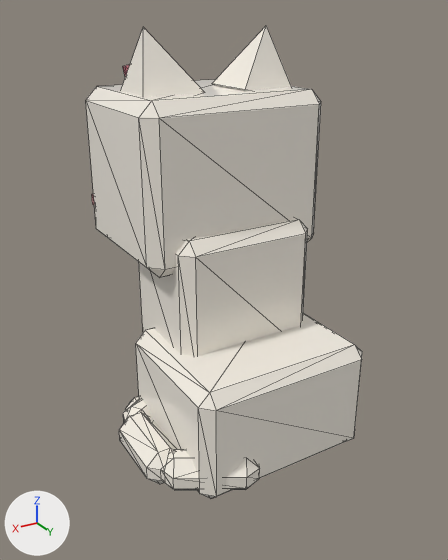
The glTF model assets/cat-cafe/exports/CatCafe_Cat_Snow_Sit.glb: old version first, new version second.
Rendered twice from a camera (50 mm lens) standing at (1.39, 2.277, 1.899) and looking at (0.097, 0.121, 0.821). The lights are fixed; the arrows at lower left show +X, +Y and +Z. The older version comes first. Mesh edges are drawn as thin lines. Vertices at exactly the same position are counted once.

In view in the first picture: 'CatCafe_Cat_Snow_Sit_Body', 'CatCafe_Cat_Snow_Sit_EarL', 'CatCafe_Cat_Snow_Sit_EarR', 'CatCafe_Cat_Snow_Sit_Head', 'CatCafe_Cat_Snow_Sit_Tail'.
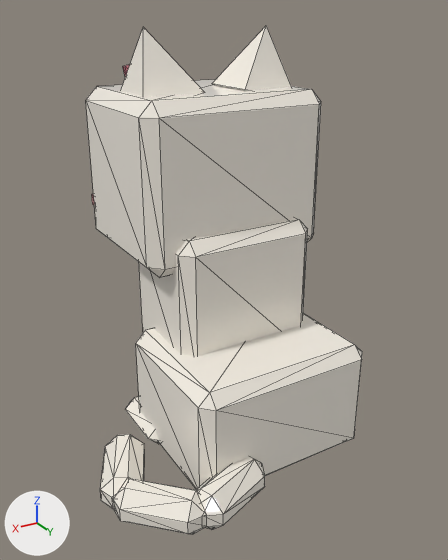
Changed parts and their boxes (x1, y1, x2, y2) in the pictures (448 x 560 px):
'CatCafe_Cat_Snow_Sit_Tail', reshaped
    before: (119, 399, 260, 490)
    after: (100, 434, 265, 534)

What changed in the scene script:
```text
Change me_catcafe_cat_snow_sit_tail:
    used by ob_catcafe_cat_snow_sit_tail; location = (0.19, 0.513, 0.104)
    remove me_catcafe_cat_snow_sit_tail.from_pydata(...)  # 72 vertices, 132 faces; spans x -0.039..0.398, y -0.782..0.06, z -0.086..0.086
    add me_catcafe_cat_snow_sit_tail.from_pydata(...)  # 72 vertices, 132 faces; spans x -0.037..0.613, y -0.461..0.184, z -0.086..0.086
    me_catcafe_cat_snow_sit_tail part 1: 72 of 72 vertices moved; they spanned x -0.039..0.398, y -0.782..0.06, z -0.086..0.086 and now span x -0.037..0.613, y -0.461..0.184, z -0.086..0.086; mean shift (0.146, 0.288, 0.0)
```
